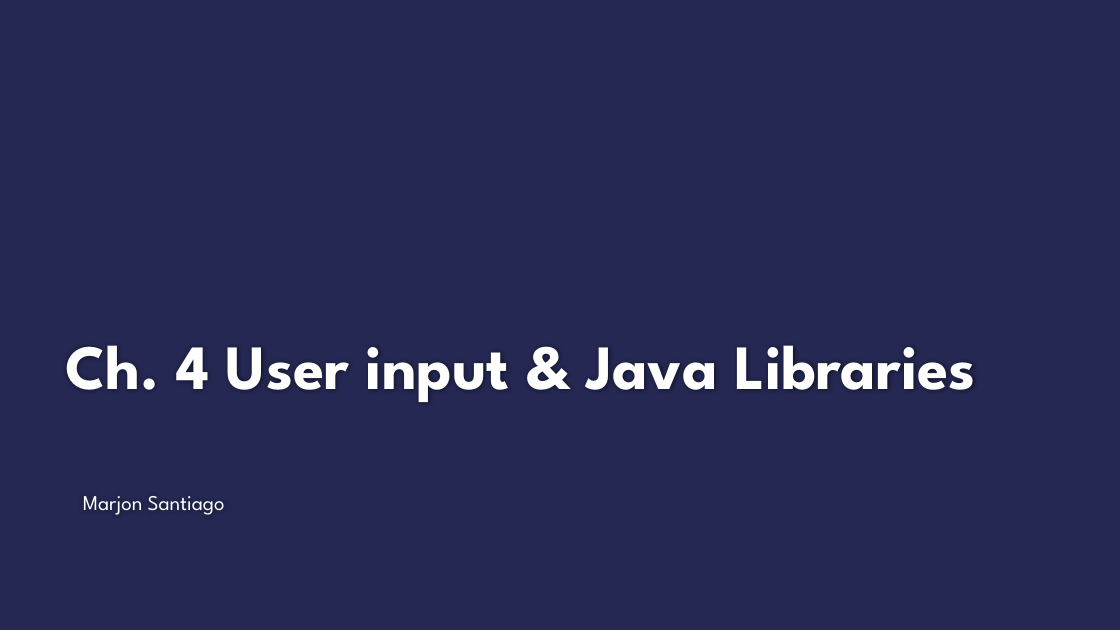
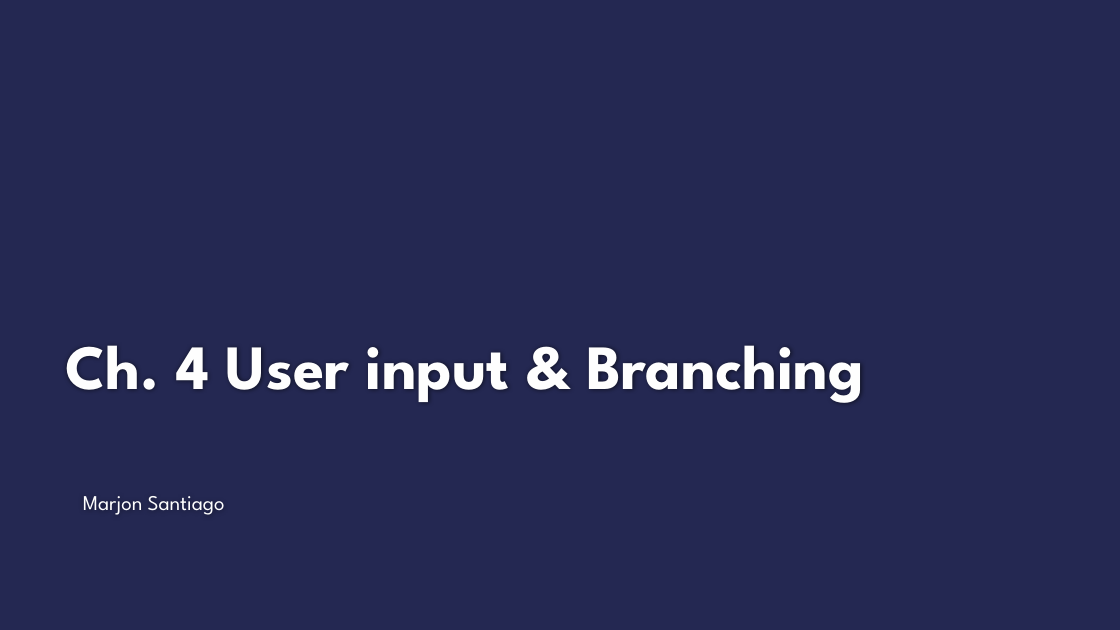
Before and after one commit to msantiago9/Marj, a slide deck: slide 1 of static/ppts/AP4-1.pptx. Drawn at 1120x630 pixels with LibreOffice and Linux fonts; fonts in the diff are those of the drawing; background and template pictures are left out. Boxes give left, top, right and bottom in pixels: in the first picture for what was removed or moved away, otherwise in the second. Text is boxed around its words. In the diff, an @@ line names an element or a change of style, - is before the commit and + after.

Commit message:
update pptx

```diff
--- a/static/ppts/AP4-1.pptx
+++ b/static/ppts/AP4-1.pptx
@@ title at (65, 345, 864, 403): text changed @@
-Ch. 4 User input & Java Libraries
+Ch. 4 User input & Branching
```
Also in this commit, not shown: 6 slides added, 5 other files.
